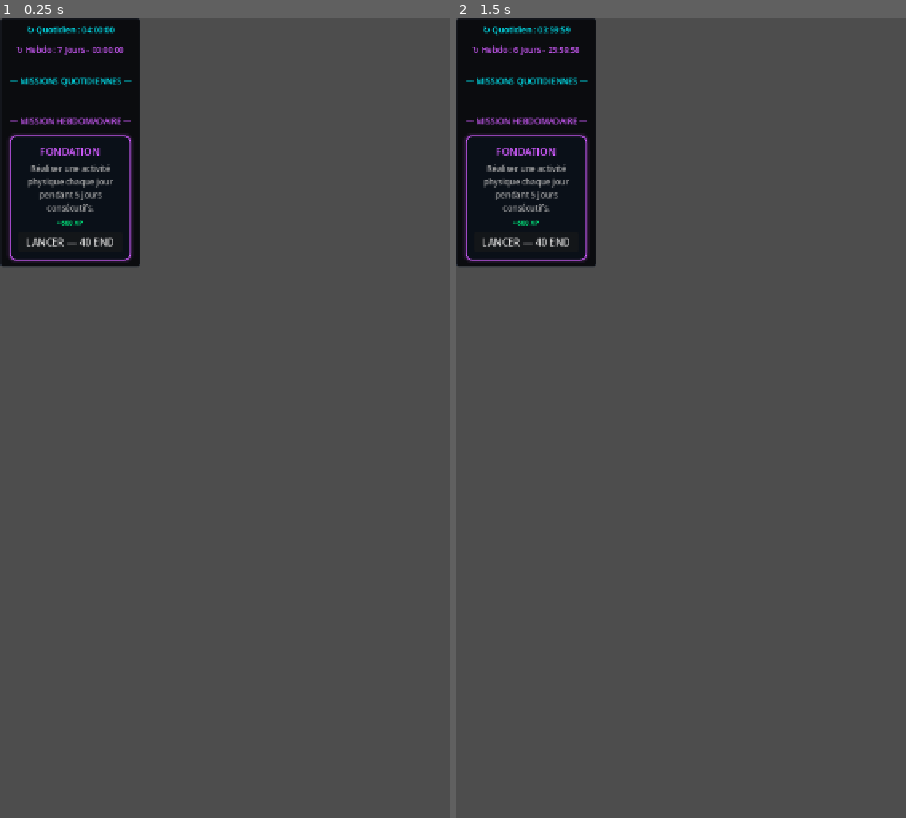
Above: before the commit, frames 1-2 (left to right).
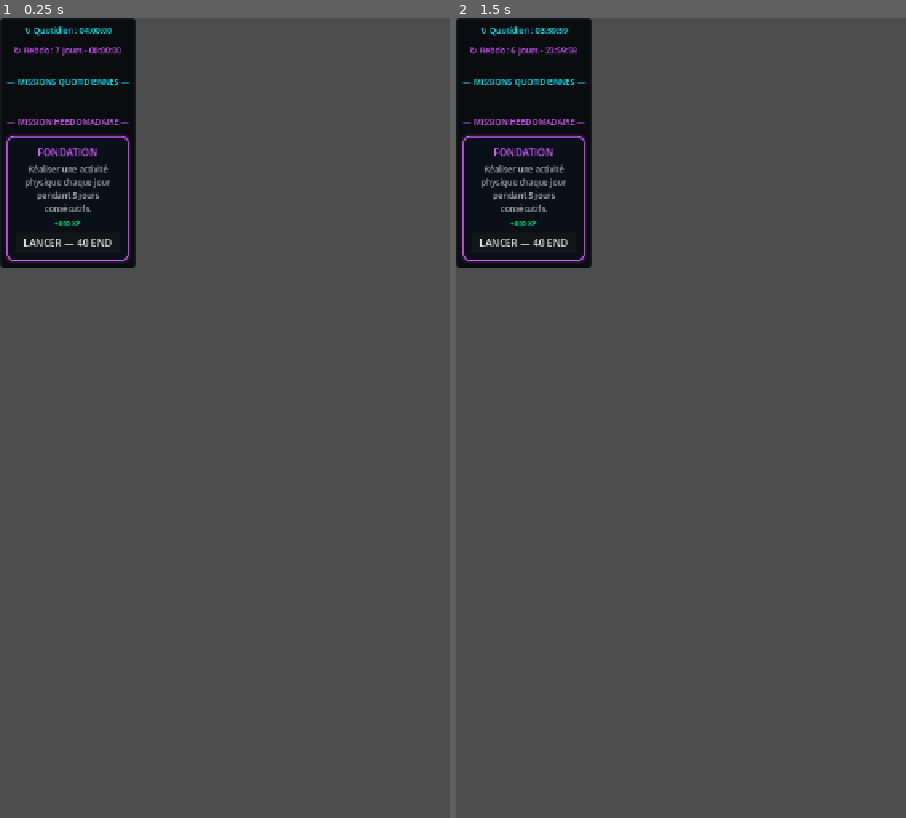
Above: after the commit, the same moments.

Repository: Argoht/Jeu
Game: Godot game, scene res://Scenes/MissionsUI.tscn
Two runs of this game, one before a commit and one after it. Both use one fixed random seed, a clock stepped at 60 frames per second and the inputs below.
Inputs:
- Up to frame 1 (0.25 s): no input
- Up to frame 2 (1.5 s): click "LANCER — 15 END" at 0.5 s; click "LANCER — 15 END" at 1.25 s

The runs differ from the first frame. In frame 1, 2.2% of the frame differs, in the area x 0-32%, y 0-32%; in frame 2, 2.2%.

Commit message:
fix(ui): MissionsUI remplit l'espace comme les panels Personnage
Avant : MissionsUI (MarginContainer) appliquait ses propres marges
(15 px L/R, 10 px T/B) EN PLUS des 15 px de GameZone, donnant
30 px de marges latérales vs 25 px pour HeroFrame. Le fond était
dessiné via _draw() ce qui pouvait créer un décalage d'un frame.

Après : le MarginContainer racine a des marges = 0 (passthrough).
Un PanelContainer enfant gère le fond avec StyleBoxFlat (identique
à HeroFrame/StatsFrame). Un MarginContainer interne (10 px) fournit
le padding du contenu — même structure que les panels Personnage.
Résultat : bords, fond et alignement identiques entre les deux onglets.

https://claude.ai/code/session_01CuJaL9TVQ1fesnvw1isV6T

Diff:
--- a/jeu/Scenes/MissionsUI.tscn
+++ b/jeu/Scenes/MissionsUI.tscn
@@ -3,6 +3,7 @@
 [ext_resource type="Script" uid="uid://dxihhinhq7la2" path="res://Scripts/MissionsUI.gd" id="1_d57hn"]
 
 [node name="MissionsUI" type="MarginContainer" unique_id=997653016]
-offset_right = 40.0
-offset_bottom = 40.0
+layout_mode = 2
+size_flags_horizontal = 3
+size_flags_vertical = 3
 script = ExtResource("1_d57hn")
--- a/jeu/Scripts/MainScene.gd
+++ b/jeu/Scripts/MainScene.gd
@@ -60,8 +60,6 @@
 
 	# Panel missions (permanent, affiché/caché comme les autres panels)
 	_missions_panel = MISSIONS_SCENE.instantiate()
-	_missions_panel.size_flags_horizontal = Control.SIZE_EXPAND_FILL
-	_missions_panel.size_flags_vertical   = Control.SIZE_EXPAND_FILL
 	game_zone_vbox.add_child(_missions_panel)
 	_missions_panel.hide()
 
--- a/jeu/Scripts/MissionsUI.gd
+++ b/jeu/Scripts/MissionsUI.gd
@@ -3,39 +3,45 @@
 var _main_vbox: VBoxContainer
 var _daily_vbox: VBoxContainer
 var _timer_acc: float = 0.0
-var _panel_style: StyleBoxFlat
 
 func _ready():
-	size_flags_horizontal = Control.SIZE_EXPAND_FILL
-	size_flags_vertical = Control.SIZE_EXPAND_FILL
-
-	# Style identique aux panels HeroFrame/StatsFrame de l'onglet Personnage
-	_panel_style = StyleBoxFlat.new()
-	_panel_style.bg_color = Color(0.043, 0.047, 0.059, 1)
-	_panel_style.border_width_left = 1; _panel_style.border_width_top = 1
-	_panel_style.border_width_right = 1; _panel_style.border_width_bottom = 1
-	_panel_style.border_color = Color(0.149, 0.173, 0.212, 1)
-	_panel_style.corner_radius_top_left = 4; _panel_style.corner_radius_top_right = 4
-	_panel_style.corner_radius_bottom_right = 4; _panel_style.corner_radius_bottom_left = 4
-
-	# Marges internes identiques aux panels Personnage (15px)
-	add_theme_constant_override("margin_left", 15)
-	add_theme_constant_override("margin_right", 15)
-	add_theme_constant_override("margin_top", 10)
-	add_theme_constant_override("margin_bottom", 10)
+	# Pas de marges sur le MarginContainer racine : GameZone en fournit déjà.
+	# Le PanelContainer ci-dessous gère le fond et le padding interne (10 px),
+	# identique à HeroFrame / StatsFrame / InvPanel.
+	add_theme_constant_override("margin_left",   0)
+	add_theme_constant_override("margin_right",  0)
+	add_theme_constant_override("margin_top",    0)
+	add_theme_constant_override("margin_bottom", 0)
+
+	# Fond — même style que les panels de l'onglet Personnage
+	var panel_style := StyleBoxFlat.new()
+	panel_style.bg_color     = Color(0.043, 0.047, 0.059, 1)
+	panel_style.border_width_left   = 1; panel_style.border_width_top    = 1
+	panel_style.border_width_right  = 1; panel_style.border_width_bottom = 1
+	panel_style.border_color        = Color(0.149, 0.173, 0.212, 1)
+	panel_style.corner_radius_top_left    = 4; panel_style.corner_radius_top_right   = 4
+	panel_style.corner_radius_bottom_right = 4; panel_style.corner_radius_bottom_left = 4
+
+	var bg := PanelContainer.new()
+	bg.size_flags_horizontal = Control.SIZE_EXPAND_FILL
+	bg.size_flags_vertical   = Control.SIZE_EXPAND_FILL
+	bg.add_theme_stylebox_override("panel", panel_style)
+	add_child(bg)
+
+	# Padding interne 10 px (idem HeroFrame / StatsFrame)
+	var inner := MarginContainer.new()
+	for side in ["margin_left", "margin_right", "margin_top", "margin_bottom"]:
+		inner.add_theme_constant_override(side, 10)
+	bg.add_child(inner)
 
 	_main_vbox = VBoxContainer.new()
 	_main_vbox.size_flags_horizontal = Control.SIZE_EXPAND_FILL
-	_main_vbox.size_flags_vertical = Control.SIZE_EXPAND_FILL
+	_main_vbox.size_flags_vertical   = Control.SIZE_EXPAND_FILL
 	_main_vbox.add_theme_constant_override("separation", 14)
-	add_child(_main_vbox)
+	inner.add_child(_main_vbox)
 
 	GlobalEngine.missions_changed.connect(_build_static_ui)
 	_build_static_ui()
-
-func _draw():
-	if _panel_style:
-		_panel_style.draw(get_canvas_item(), Rect2(Vector2.ZERO, size))
 
 func _build_static_ui():
 	for child in _main_vbox.get_children(): child.queue_free()
@@ -57,12 +63,12 @@
 	t_weekly.add_theme_font_size_override("font_size", 13)
 	_main_vbox.add_child(t_weekly)
 
-	# Section quotidienne avec son propre scroll
+	# Section quotidienne avec scroll
 	_add_section_header("MISSIONS QUOTIDIENNES", Color("#00f2ff"))
 
 	var daily_scroll = ScrollContainer.new()
 	daily_scroll.size_flags_horizontal = Control.SIZE_EXPAND_FILL
-	daily_scroll.size_flags_vertical = Control.SIZE_EXPAND_FILL
+	daily_scroll.size_flags_vertical   = Control.SIZE_EXPAND_FILL
 	daily_scroll.horizontal_scroll_mode = ScrollContainer.SCROLL_MODE_DISABLED
 	_main_vbox.add_child(daily_scroll)
 
@@ -73,7 +79,7 @@
 
 	_refresh_daily_cards()
 
-	# Section hebdomadaire fixe en bas
+	# Section hebdomadaire
 	_add_section_header("MISSION HEBDOMADAIRE", Color("#d15cff"))
 
 	if GlobalEngine.available_weekly_missions.is_empty():
